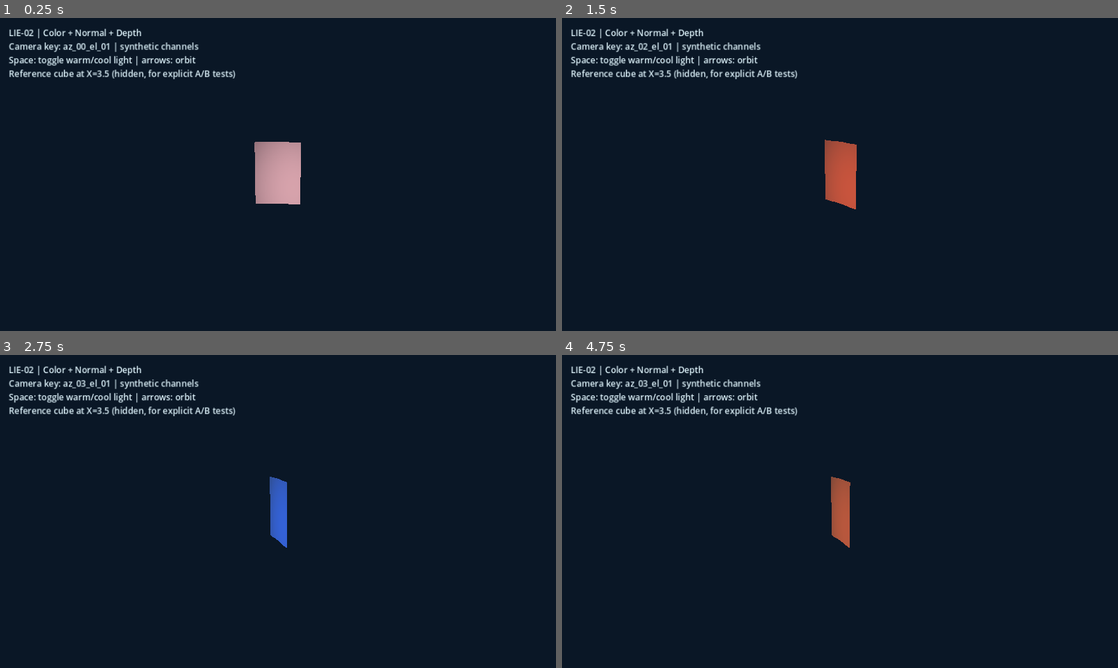
Above: before the commit, frames 1-4 (two rows, left to right).
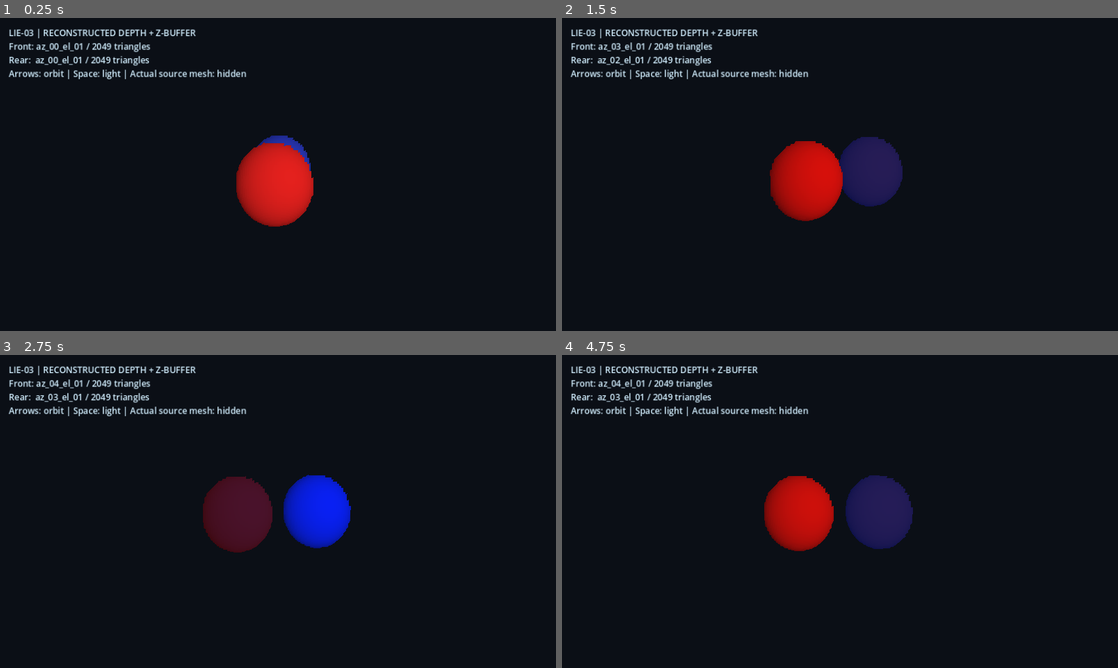
Above: after the commit, the same moments.

Repository: heliossamuelhernandezreyes/Lie-Engine
Game: Godot game, scene res://scenes/lie_depth_lab.tscn
Same seed, same stepped clock (60 frames per second), same inputs: the game is played once before the commit and once after it. Before the commit the project starts from res://scenes/lie_surface_lab.tscn.
Inputs:
- Up to frame 1 (0.25 s): no input
- Up to frame 2 (1.5 s): tap Enter (ui_accept) at 0.5, 0.77 s; hold Right (ui_right) 0.53-1.28 s; hold Left (ui_left) from 1.28 s (still down)
- Up to frame 3 (2.75 s): tap Enter (ui_accept) at 1.52 s; release Left (ui_left) at 2.03 s; hold Right (ui_right) from 2.03 s (still down)
- Up to frame 4 (4.75 s): tap Enter (ui_accept) at 3.02, 3.77, 4.52 s; release Right (ui_right) at 3.53 s; hold Left (ui_left) from 3.53 s (still down)

The runs differ from the first frame. In frame 1, 5.5% of the frame differs, in the area x 1-57%, y 3-67%; in frame 2, 7.2%; in frame 3, 7.5%; in frame 4, 7.5%, in the area x 1-64%, y 3-63%.

Commit message:
ci(lie-03): gate depth mesher/scene and make occlusion lab default

Diff:
--- a/project.godot
+++ b/project.godot
@@ -2,9 +2,9 @@
 
 [application]
 
-config/name="Lie Engine | LIE-02"
-run/main_scene="res://scenes/lie_surface_lab.tscn"
-config/description="Research prototype: invisible 3D proxy, indexed albedo/normal/depth surfaces."
+config/name="Lie Engine | LIE-03"
+run/main_scene="res://scenes/lie_depth_lab.tscn"
+config/description="Research prototype: reconstructed depth surfaces with regular Godot Z occlusion."
 
 [display]
 
Not shown, changed: .github/workflows/lie-01.yml
Not shown, changed: README.md
Not shown, changed: docs/ARCHITECTURE.md
